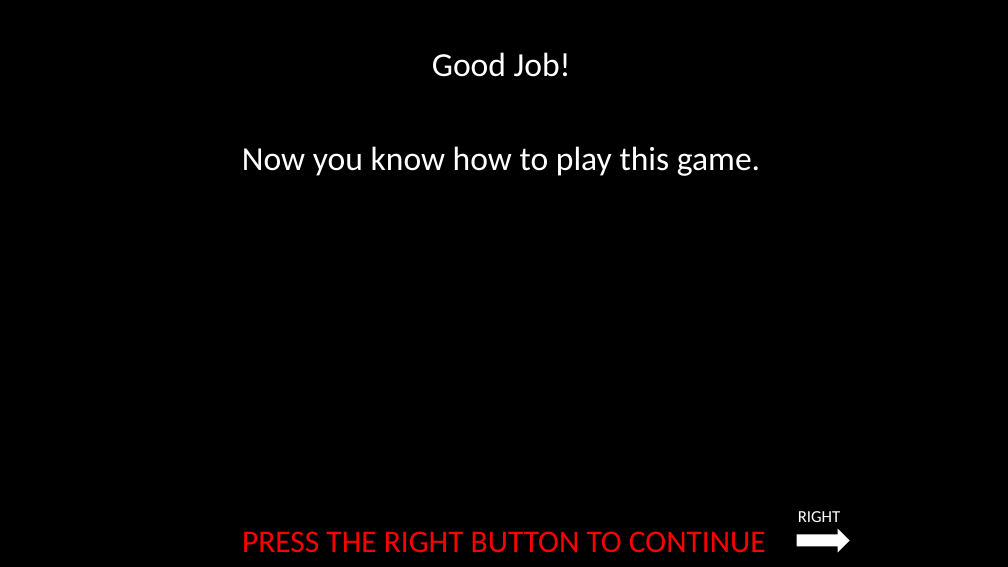
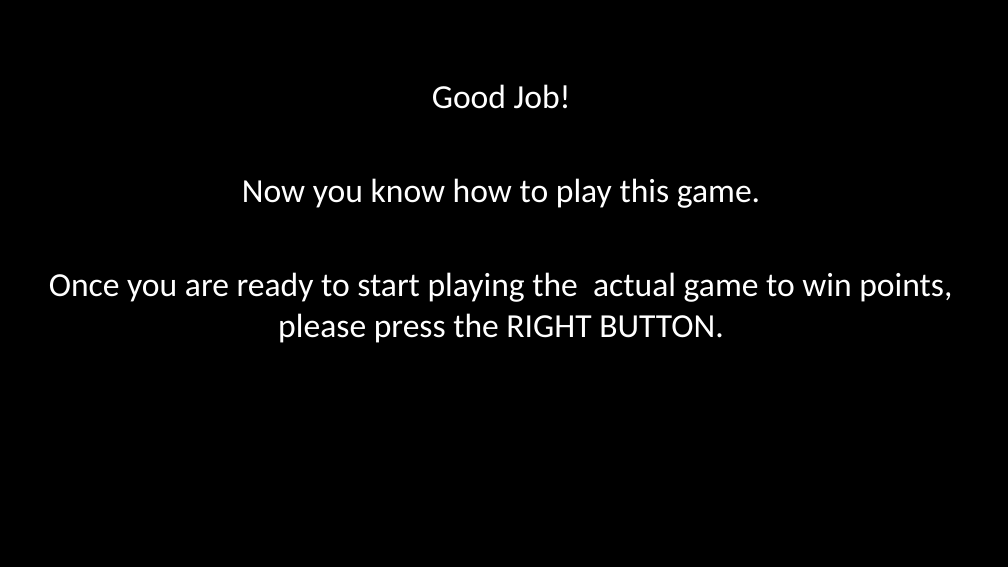
Before and after one commit to laureate-institute-for-brain-research/StimToolOnline, a slide deck: slide 22 of public/js/tasks/horizon/media/horizonInstructions.pptx. Drawn at 1008x567 pixels with LibreOffice and Linux fonts; fonts in the diff are those of the drawing. Boxes give left, top, right and bottom in pixels: in the first picture for what was removed or moved away, otherwise in the second. Text is boxed around its words. In the diff, an @@ line names an element or a change of style, - is before the commit and + after.

```diff
--- a/public/js/tasks/horizon/media/horizonInstructions.pptx
+++ b/public/js/tasks/horizon/media/horizonInstructions.pptx
@@ text "Good Job!": place and size @@
-text "Good Job!" at [242, 52, 760, 176]
+text "Good Job!" at [49, 84, 952, 343]
@@ rectangle removed at [538, 269, 578, 293] @@
@@ text at [49, 272, 952, 343]: paragraph added @@
+Once you are ready to start playing the actual game to win points, please press the RIGHT BUTTON.
@@ text removed at [242, 531, 766, 553] @@
-PRESS THE RIGHT BUTTON TO CONTINUE
@@ right arrow removed at [797, 529, 850, 553] @@
@@ text removed at [798, 511, 840, 522] @@
-RIGHT
```
Also in this commit, not shown: 16 other slides changed, 20 other files.
